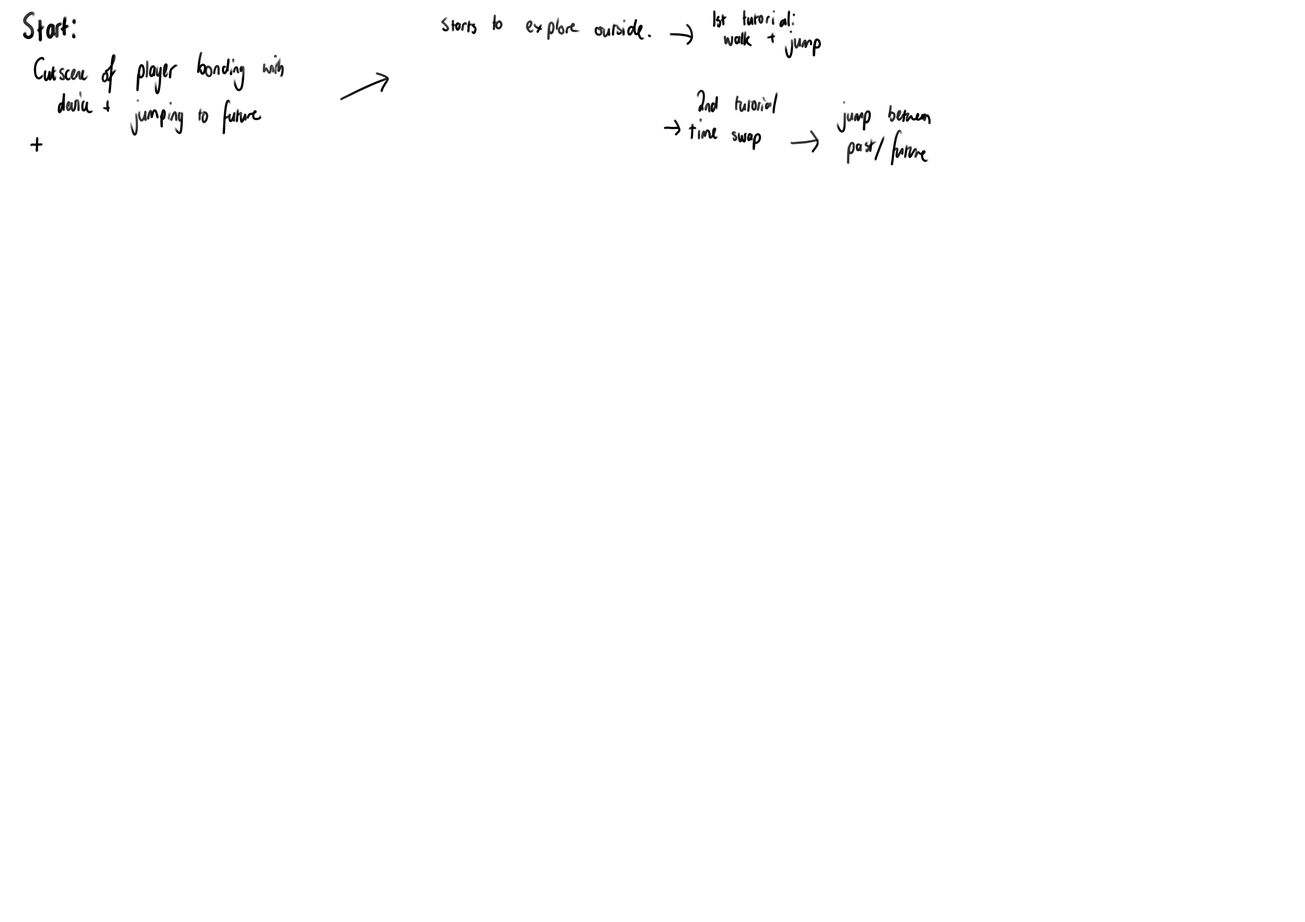
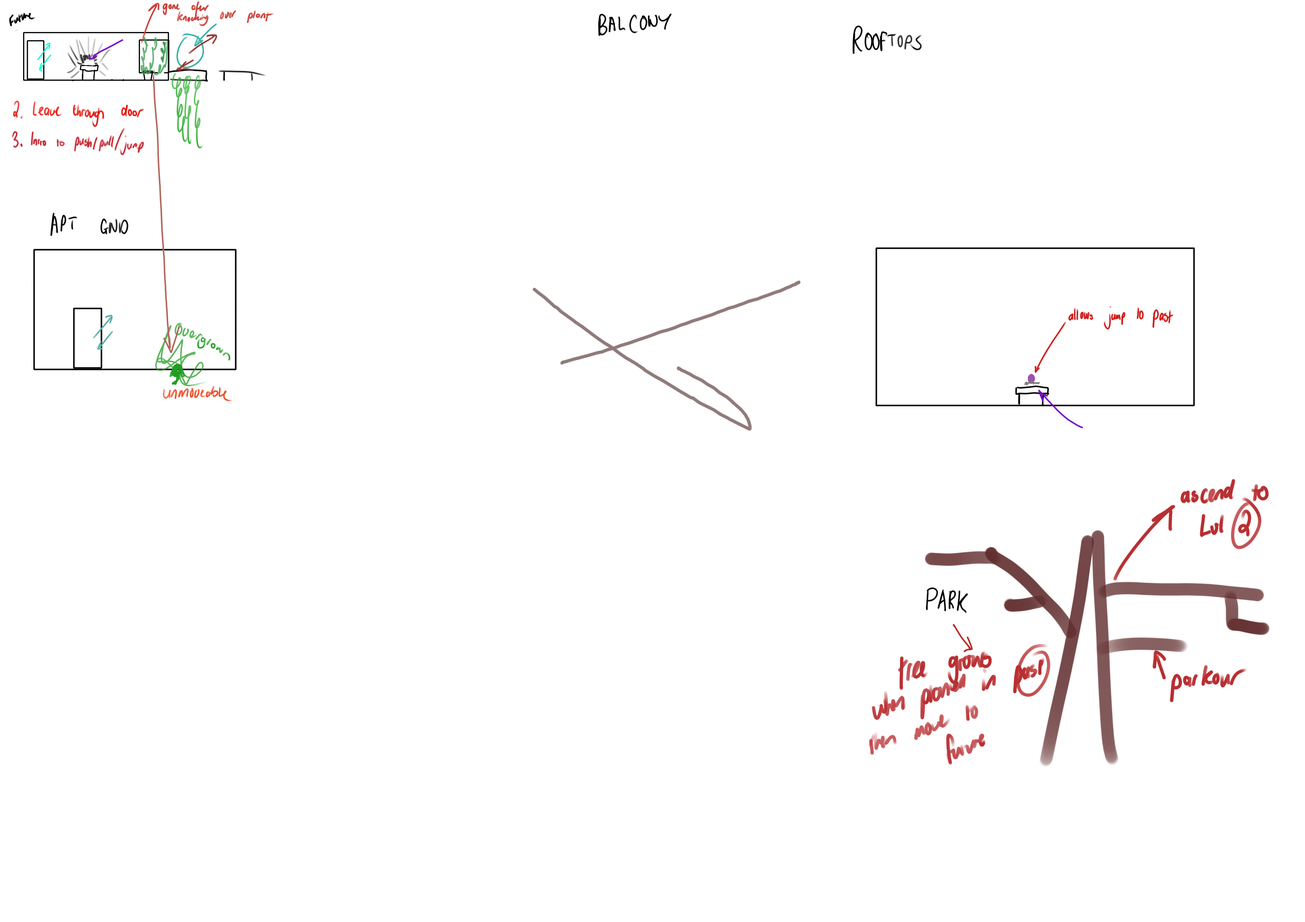
Before/after of a 1305 x 922 layered artwork. What changed in the layer stack:
added layer "Future" (1st of 2) above "Player" over [8, 1, 1270, 768]
hid "Paint Layer 1", painted on it over [8, 1, 931, 167]
